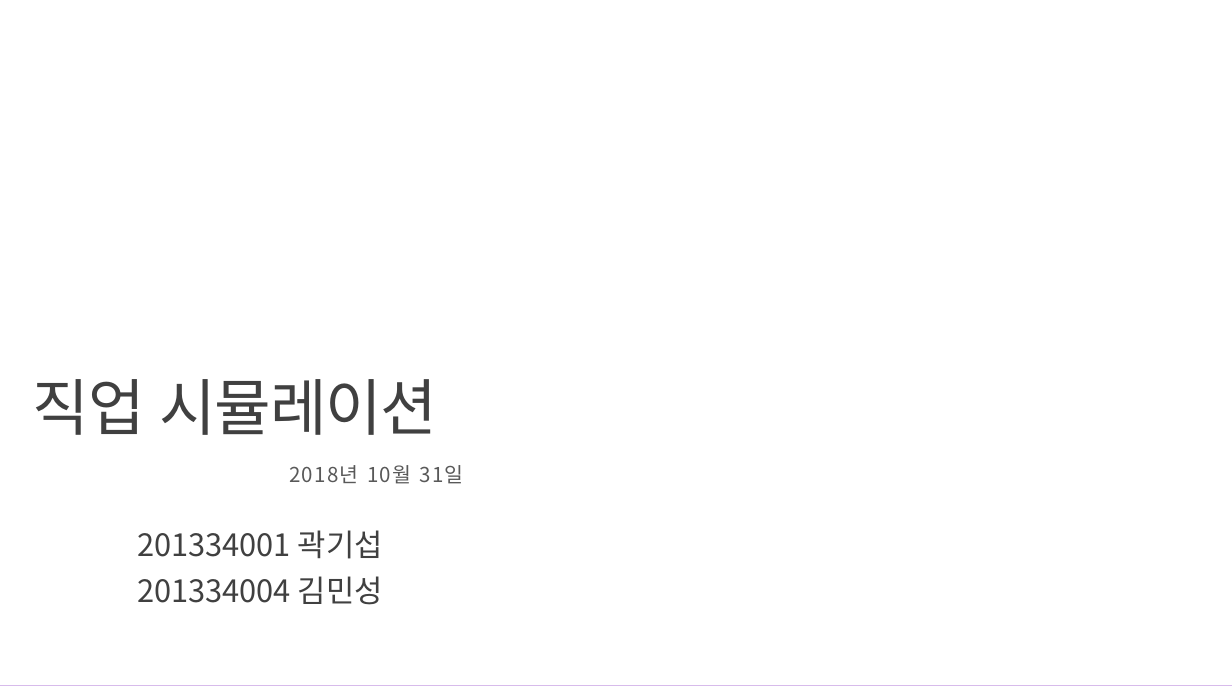
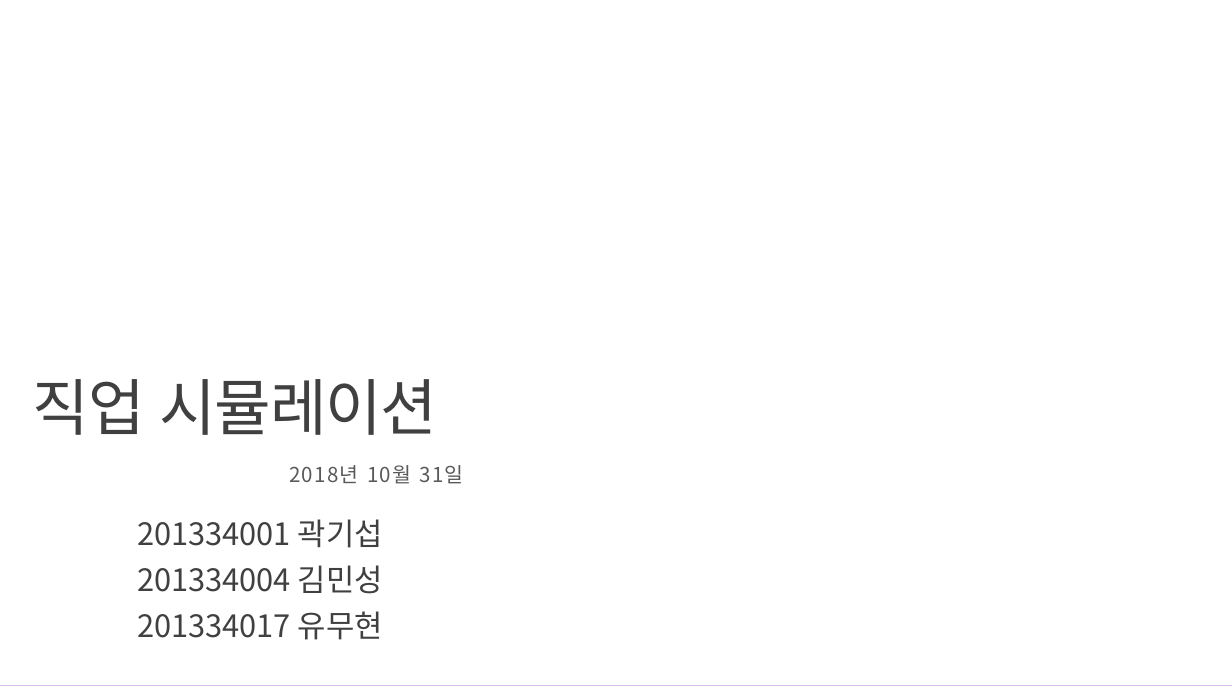
Before and after one commit to zlstjq/forgit, a slide deck: slide 1 of 세미나 중간발표 1.pptx. Drawn at 1232x693 pixels with LibreOffice and Linux fonts; fonts in the diff are those of the drawing; background and template pictures are left out. Boxes give left, top, right and bottom in pixels: in the first picture for what was removed or moved away, otherwise in the second. Text is boxed around its words. In the diff, an @@ line names an element or a change of style, - is before the commit and + after.

Commit message:
내 이름 올라간것

```diff
--- a/세미나 중간발표 1.pptx
+++ b/세미나 중간발표 1.pptx
@@ subtitle at [137, 611, 383, 640]: paragraph added @@
+201334017 유무현
```
